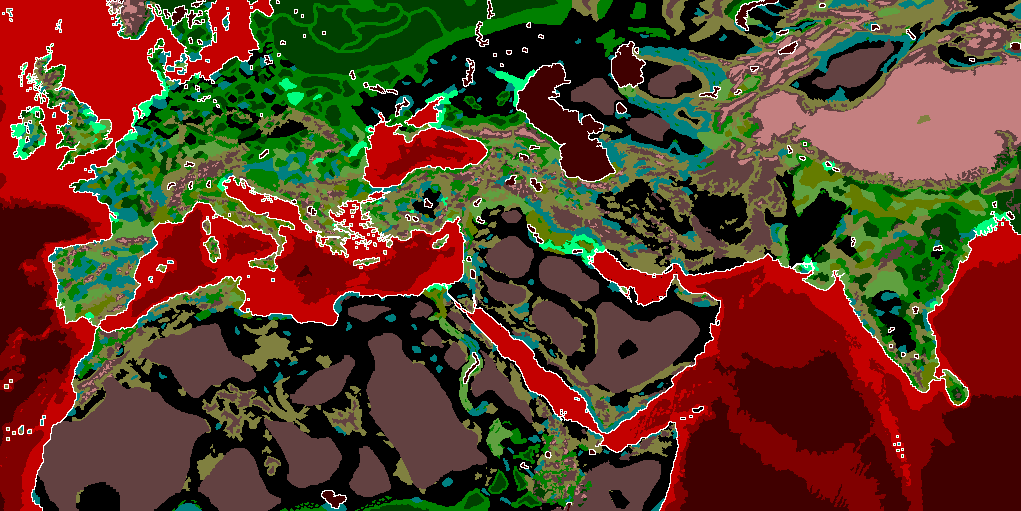
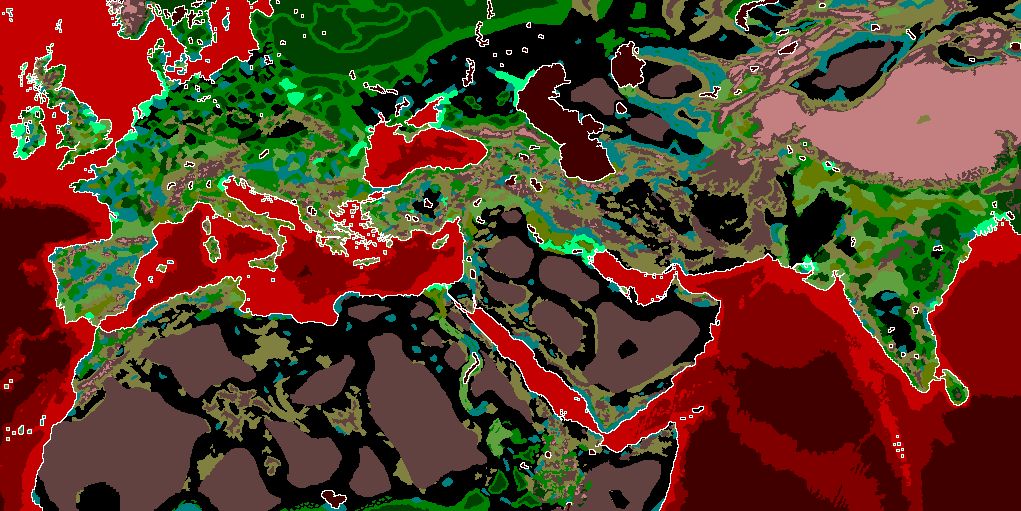
Layered file, before and after one edit (1021×511). Changes by layer:
painted on "map_ground_types" over [344, 157, 678, 301]
